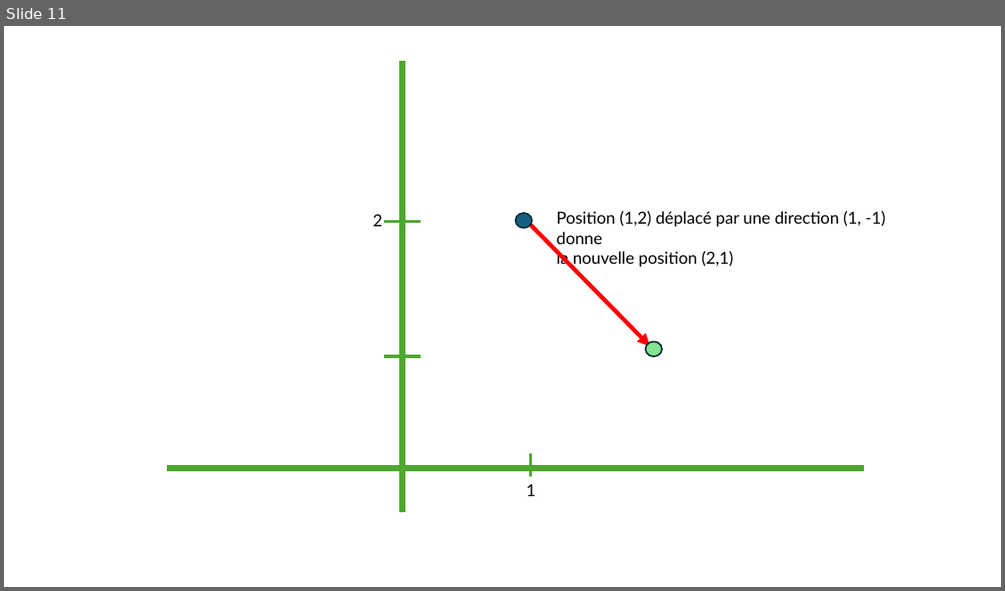
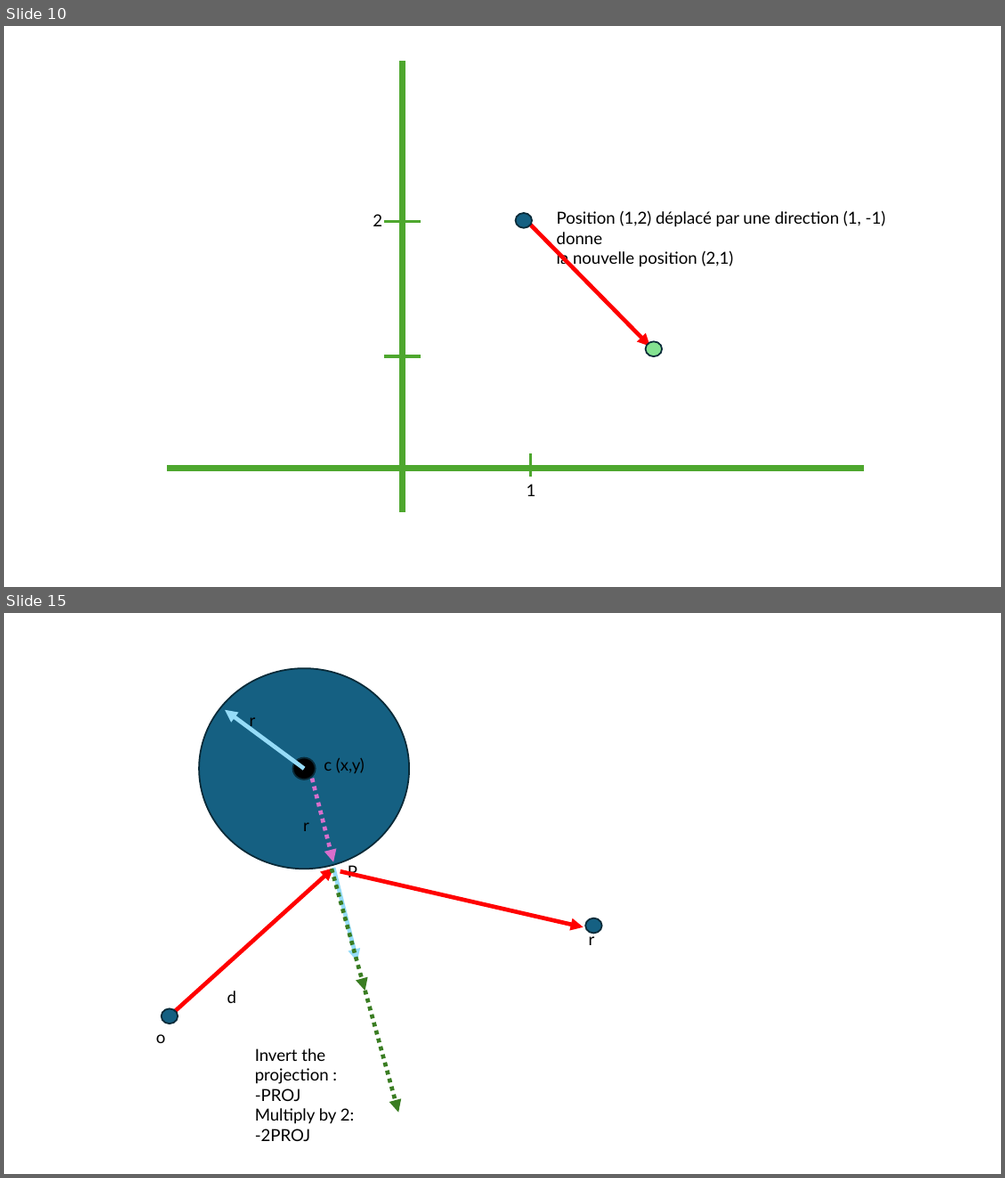
Before and after one commit to glassworks/course-raytracer, a slide deck: src/diagrams.pptx. Shown one above the other, each under a label of ours: slide 11 before the commit, slides 10 and 15 after it; the slides between them are not shown. The pictures are 1005x591 and 1005x1178 pixels, drawn with LibreOffice and Linux fonts; fonts in the diff are those of the drawing. Boxes give left, top, right and bottom in pixels: in the first picture for what was removed or moved away, otherwise in the second. Text is boxed around its words. In the diff, an @@ line names an element or a change of style, - is before the commit and + after.

```diff
--- a/src/diagrams.pptx
+++ b/src/diagrams.pptx
@@ slide 15 added at [4, 613, 1001, 1174], background #FFFFFF @@
@@ ellipse added at [199, 668, 409, 868], fill #156082, outline #092A39 1.5 pt @@
@@ arrow added from (304, 769) to (225, 710), #96DCF8 4 pt @@
@@ text added at [250, 717, 256, 730], 16 pt, text #000000 @@
+r
@@ ellipse added at [292, 758, 316, 779], fill #000000, outline #092A39 1.5 pt @@
@@ text added at [324, 758, 364, 773], 16 pt, text #000000 @@
+c (x,y)
@@ arrow added from (312, 779) to (334, 862), #D86ECC 4 pt dashed @@
@@ text added at [303, 822, 309, 831], 16 pt, text #000000 @@
+r
@@ arrow added from (175, 1011) to (334, 868), #FF0000 4 pt @@
@@ arrow added from (332, 868) to (365, 990), #3B7D23 4 pt dashed @@
@@ arrow added from (334, 868) to (357, 962), #96DCF8 4 pt @@
@@ arrow added from (340, 872) to (583, 927), #FF0000 4 pt @@
@@ text added at [348, 863, 357, 881], 16 pt, text #000000 @@
+P
@@ ellipse added at [586, 918, 602, 933], fill #156082, outline #092A39 1.5 pt @@
@@ text added at [589, 931, 595, 945], 16 pt, text #000000 @@
+r
@@ ellipse added at [161, 1008, 178, 1023], fill #156082, outline #092A39 1.5 pt @@
@@ text added at [227, 990, 236, 1003], 16 pt, text #000000 @@
+d
@@ arrow added from (365, 990) to (399, 1111), #3B7D23 4 pt dashed @@
@@ text added at [156, 1034, 166, 1043], 16 pt, text #000000 @@
+o
@@ text added at [255, 1048, 354, 1141], 16 pt, text #000000 @@
+Invert the projection :
+-PROJ
+Multiply by 2:
+-2PROJ
@@ what was slide 11 is now slide 10 @@
```
Also in this commit, not shown: 1 slide changed, 5 other slides added, 1 slide removed, 5 other files.
